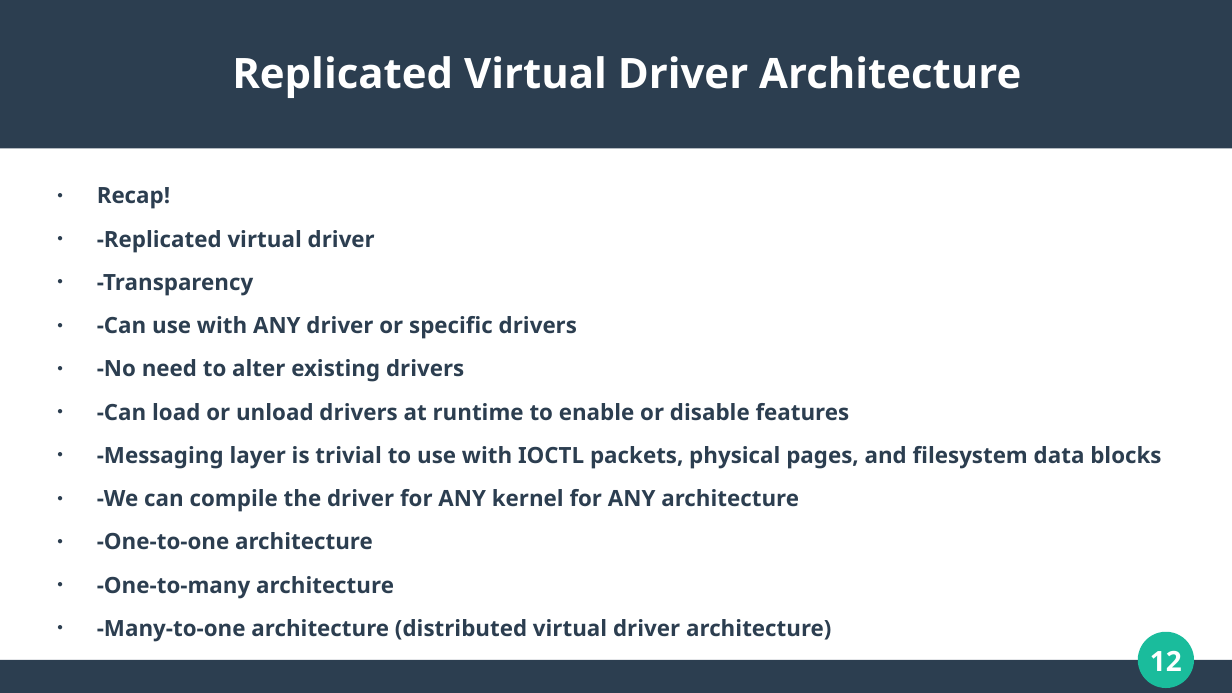
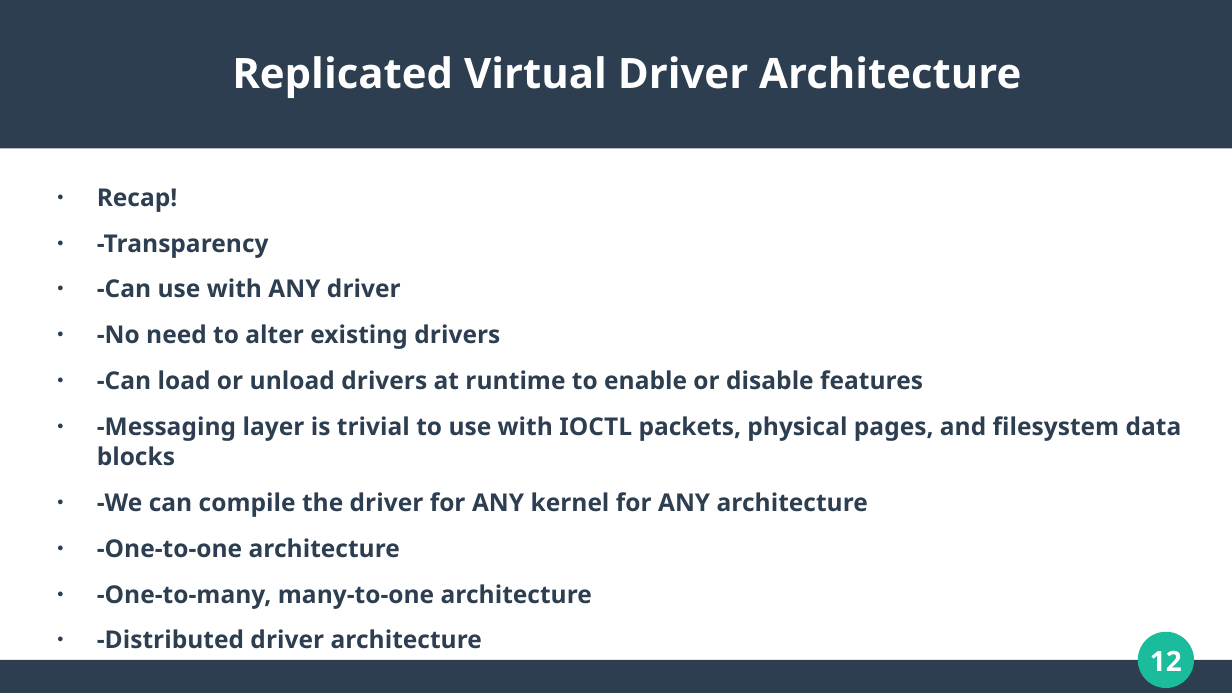
Before and after one commit to WaveArch/Wave, a slide deck: slide 12 of Replicated.pptx. Drawn at 1232x693 pixels with LibreOffice and Linux fonts; fonts in the diff are those of the drawing. Boxes give left, top, right and bottom in pixels: in the first picture for what was removed or moved away, otherwise in the second. Text is boxed around its words. In the diff, an @@ line names an element or a change of style, - is before the commit and + after.

```diff
--- a/Replicated.pptx
+++ b/Replicated.pptx
@@ text at [97,188,1182,558]: size 14.4 to 15.8 pt in "Recap!", "-Transparency", "-No need to alter existing drivers", "-Can load or unload drivers at runtime ..." and 4 more places @@
@@ text at [97,230,375,252]: paragraph removed @@
-● -Replicated virtual driver
@@ text at [97,278,401,298]: text changed; size 14.4 to 15.8 pt @@
-● -Can use with ANY driver or specific drivers
+● -Can use with ANY driver
@@ text at [97,584,592,649]: text changed; size 14.4 to 15.8 pt @@
-● -One-to-many architecture
-● -Many-to-one architecture (distributed virtual driver architecture)
+● -One-to-many, many-to-one architecture
+● -Distributed driver architecture
```
Also in this commit, not shown: 5 other slides changed, 3 other files.
